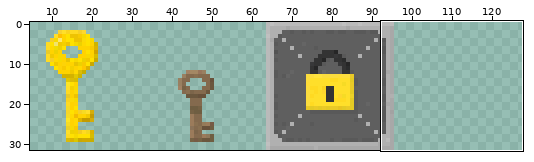
Two versions of one sprite sheet, Assets/RoomShuffle/Objects/LockedBlock/KeysLocks.png. The first picture is a wide view before the edit; the outline marks the close-up.
Close-up. As it was:
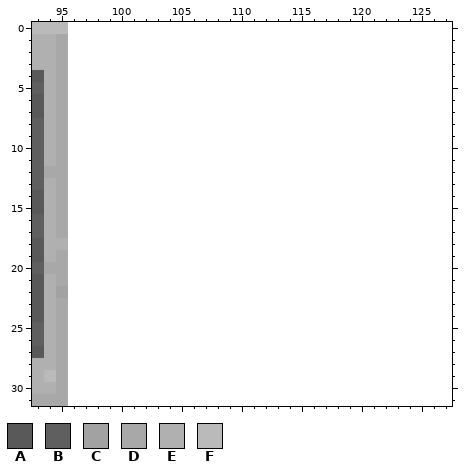
The file is 96x32 pixels. Colours within 5 levels of each other are drawn and written as one. Shown: x 93..127, y 0..31. The old version is drawn lined up with the new one, on the new canvas. The wide view leaves out empty margins.
Palette (. is transparent): A #595959  B #5f5f5f  C #a3a2a2  D #a8a8a8  E #b0b0b0  F #bababa
Pixels before, first column x 93:
 0 FFF
 1 EED
 2 EED
 3 EED
 4 AED
 5 BED
 6 AED
 7 AED
 8 BED
 9 BED
10 BED
11 BED
12 BDD
13 BED
14 AED
15 AED
16 BED
17 BED
18 AEE
19 AED
20 BDD
21 AED
22 AEC
23 AED
24 AED
25 BED
26 BED
27 AED
28 EED
29 EFD
30 EED
31 DDD
After the commit:
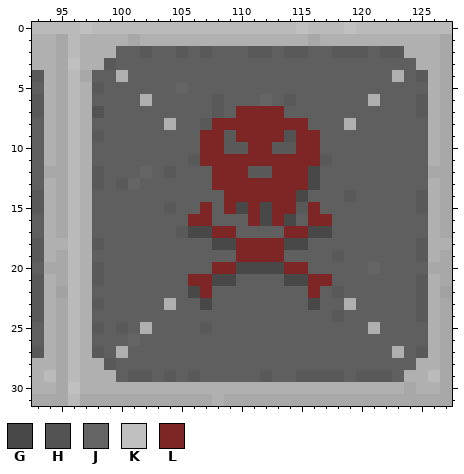
Colours new in this view: G #484848  H #535353  J #656565  K #c0c0c0  L #7e2526
From the commit log: Allow signs' poles to be adjusted in length, and add own sprite for eradication locks
Changes in this commit:
{"change": "canvas 96x32 -> 128x32"}
{"y":0,"x":96,"old":"................................","new":"FKFFFFFFFFFFFFFFFFFKFFFKFFFFFFFF"}
{"y":1,"x":96,"old":"................................","new":"FEEEEDEEEEEEEEEEEEEEDEEEEEEEEEED"}
{"y":2,"x":96,"old":"................................","new":"FEEEBBABBABABBBAABAABBAAABAAEEED"}
{"y":3,"x":96,"old":"................................","new":"KEEABBBBBBBBBBBBBBBBBBBBBBBBBEED"}
{"y":4,"x":96,"old":"................................","new":"FDBBEBBBBBBBBBBBBBBBBBBBBBBEBAED"}
{"y":5,"x":96,"old":"................................","new":"FEABBBBBBJBBBBBBBBBBBBBBBBBBBBED"}
{"y":6,"x":96,"old":"................................","new":"FEBBBBEBBBBBABBBJBABBBBBBEBBBAED"}
{"y":7,"x":96,"old":"................................","new":"FEHBBBBBBBBBABLLLLBBBBBBBBBBBAED"}
{"y":8,"x":96,"old":"................................","new":"FEBBBBBBEBBALLLLLLLLBBBEBBBBBBED"}
{"y":9,"x":96,"old":"................................","new":"FEABBBBBBBBLLALLLLHLLBBBBBBBBBED"}
{"y":10,"x":96,"old":"................................","new":"FEBBBBBBBBBLLAALLAALLBBBBBBBBBED"}
{"y":11,"x":96,"old":"................................","new":"FEBBBBBBBBALLLLLLLLLLABBBBBBBBED"}
{"y":12,"x":96,"old":"................................","new":"FEABBBJBABBBLLLAALLLGBBBBBBBBBDD"}
{"y":13,"x":96,"old":"................................","new":"FEABAJBBBBBBLLLLLLLLGBBBBBBBBBED"}
{"y":14,"x":96,"old":"................................","new":"FEBBBBBBBBBBBLLLLLLGBBBABBBBBAED"}
{"y":15,"x":96,"old":"................................","new":"FEBBBBBBABBLBLGLGLLALBBBBBBBBAED"}
{"y":16,"x":96,"old":"................................","new":"FEBBBBBBBBLLBBBLGLGBLLBBBBBBBBED"}
{"y":17,"x":96,"old":"................................","new":"FEBBBBBBBAGGLLBBBBLLGGBBBBBBBBED"}
{"y":18,"x":96,"old":"................................","new":"FEABBBBBBBBBGGLLLLGGBBBBBBBBBAEE"}
{"y":19,"x":96,"old":"................................","new":"FEBBBBBBBBBBBBLLLLBBBBABBBBBBAED"}
{"y":20,"x":96,"old":"................................","new":"FEABBBBBBBBBLLGGGGLLBBBBBJBBBBDD"}
{"y":21,"x":96,"old":"................................","new":"FEABBBBBBBLLGGBBBBGGLLBBBBBBBAED"}
{"y":22,"x":96,"old":"................................","new":"FEBBBBBBBBGLBBBBBBBBLBABBBBBBAEC"}
{"y":23,"x":96,"old":"................................","new":"FEABBBBBEBBGBBBBBBBBGBBEBBBBBAED"}
{"y":24,"x":96,"old":"................................","new":"FEBBBBBBBBBBBBBBBBBBBBABBBBBBAED"}
{"y":25,"x":96,"old":"................................","new":"FEABABEBBBBABBBBBBBBBBBBBEBBBBED"}
{"y":26,"x":96,"old":"................................","new":"FEBBBJBBBBBBBBBBBBBBBBBBBBBBBBED"}
{"y":27,"x":96,"old":"................................","new":"FEABEBBBBBBBBBBBBBBBBBBBBBBEBAED"}
{"y":28,"x":96,"old":"................................","new":"FEEABBBBBBBBBBBBBBBBBBBBBBBBBEED"}
{"y":29,"x":96,"old":"................................","new":"FEEEBAABABABBBBBABBAAAABAAABEEFD"}
{"y":30,"x":96,"old":"................................","new":"KEEEEEEEEEEEEEEEEEEEEEEEEEEEDEED"}
{"y":31,"x":96,"old":"................................","new":"FDDDDDDDDDDDEDDDDDDDDDDDDDDDDDDD"}
{"label":"added","picture_box":[68,22,452,406]}
